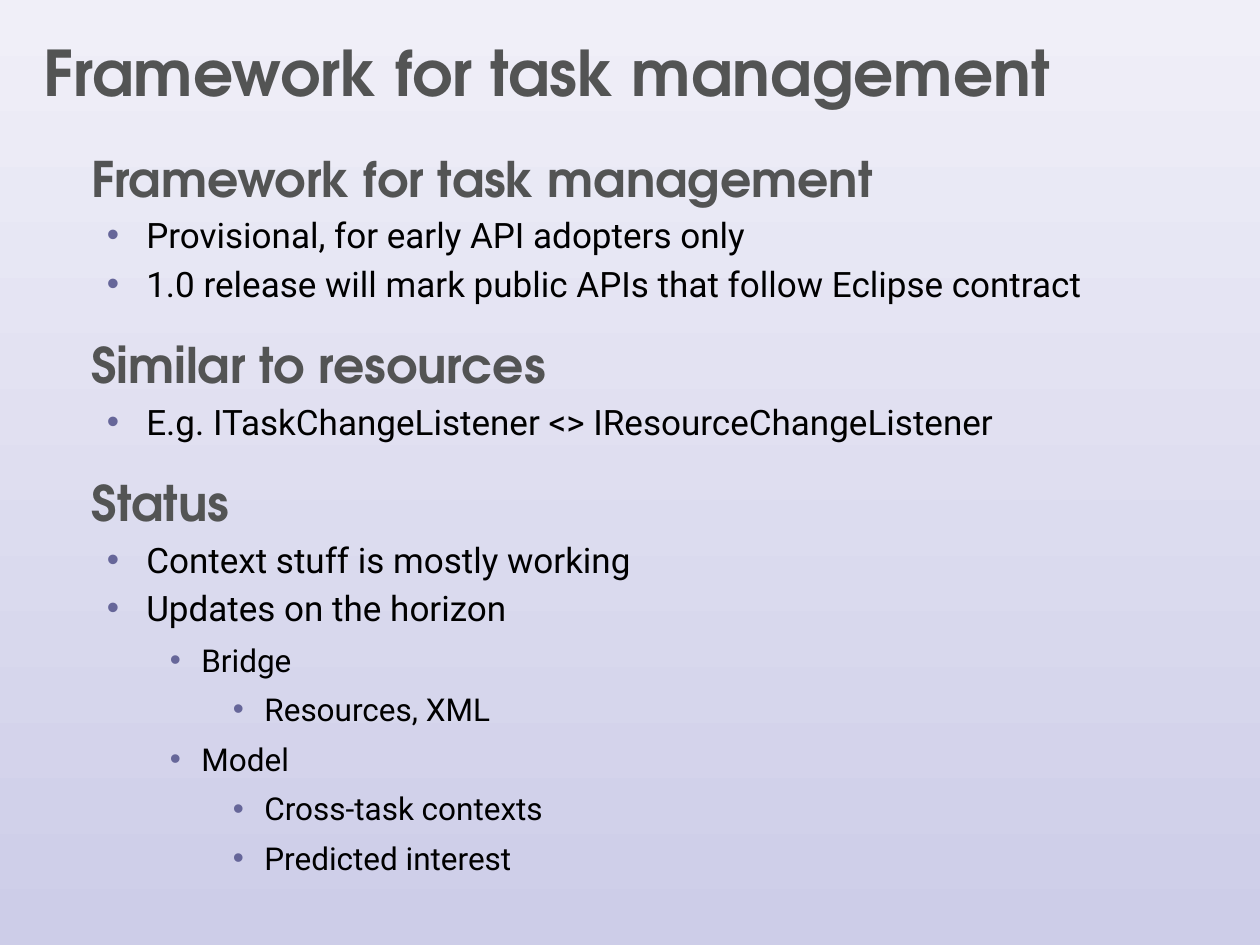
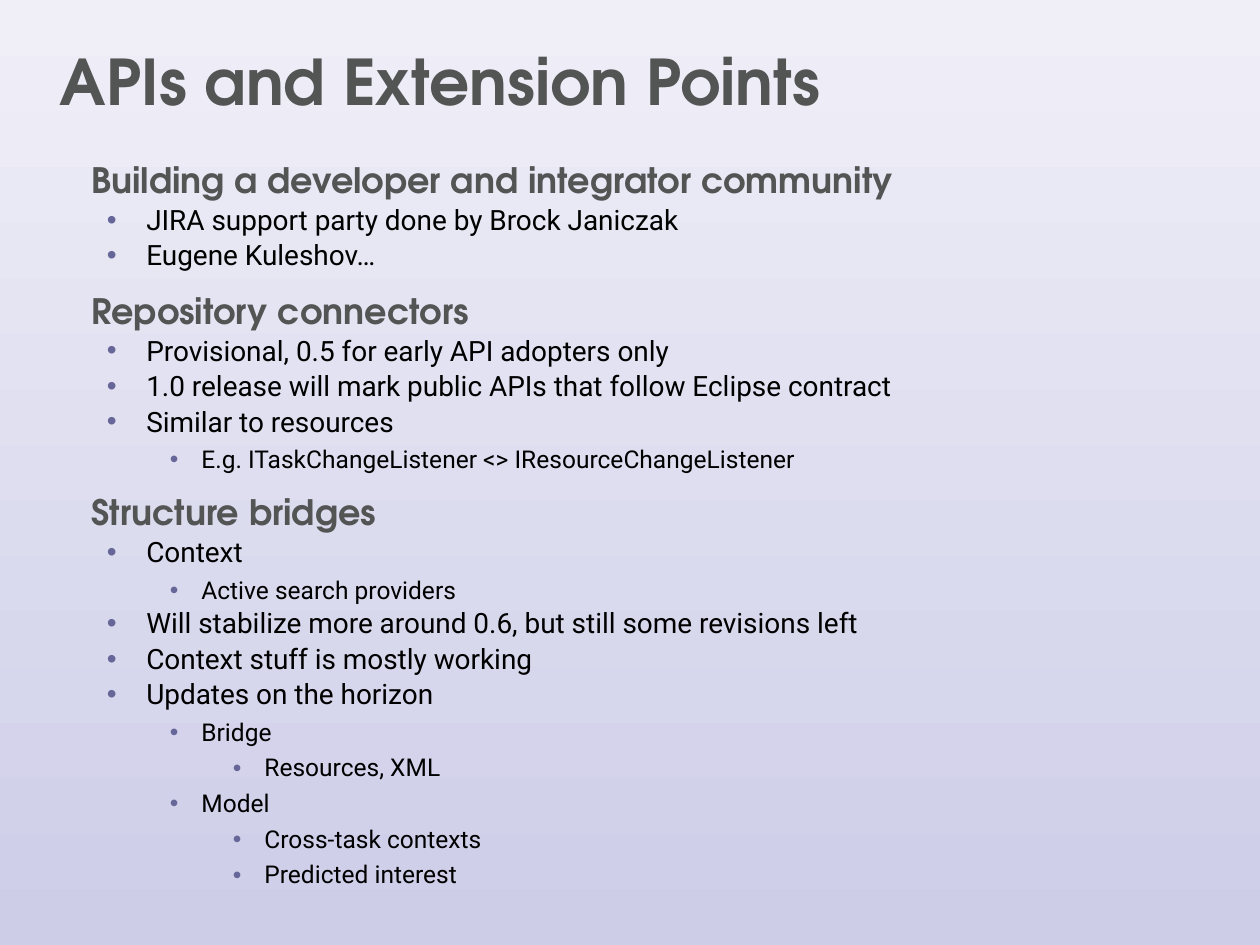
Before and after one commit to eclipse-mylyn/mylyn-website, a slide deck: slide 15 of publications/2006-03-mylar-eclipsecon.ppt (slide 17 before the commit). Drawn at 1260x945 pixels with LibreOffice and Linux fonts; fonts in the diff are those of the drawing. Boxes give left, top, right and bottom in pixels: in the first picture for what was removed or moved away, otherwise in the second. Text is boxed around its words. In the diff, an @@ line names an element or a change of style, - is before the commit and + after.

Commit message:
Progress on: prepare eclipsecon talk and slides

```diff
--- a/publications/2006-03-mylar-eclipsecon.ppt
+++ b/publications/2006-03-mylar-eclipsecon.ppt
@@ title removed at bbox=[44, 49, 1050, 110] @@
-Framework for task management
@@ title added at bbox=[60, 56, 820, 106], 36 pt, text #535454, bold @@
+APIs and Extension Points
@@ text at bbox=[91, 166, 893, 367]: text changed; size 20 to 16 pt @@
-  Framework for task management
-  • Provisional, for early API adopters only
+  Building a developer and integrator community
+  • JIRA support party done by Brock Janiczak
+  • Eugene Kuleshov…
+  Repository connectors
+  • Provisional, 0.5 for early API adopters only
@@ text at bbox=[146, 374, 891, 884]: size 20 to 16 pt in "1.0 release will mark public APIs that ...", "Context stuff is mostly working", "Updates on the horizon"; size 28 to 16 pt, font TeX Gyre Adventor to Roboto, text colour #535454 to #000000, bold off in "Similar to resources"; size 20 to 14 pt in "E.g. ITaskChangeListener <> IResourceChangeListener"; size 18 to 14 pt in "Bridge", "Resources, XML", "Model", "Cross-task contexts" and 1 more places; line spacing 1 to 0.9; bullet   to •; list level 1 to 2 in "Similar to resources"; list level 2 to 3 in "E.g. ITaskChangeListener <> IResourceChangeListener"; less space between paragraphs @@
@@ text at bbox=[91, 498, 857, 637]: text changed; size 28 to 16 pt; font TeX Gyre Adventor to Roboto; text colour #535454 to #000000; bold off @@
-  Status
+  Structure bridges
+  • Context
+    • Active search providers
+  • Will stabilize more around 0.6, but still some revisions left
```
Also in this commit, not shown: 3 other slides changed, 14 slides added, 15 slides removed.
